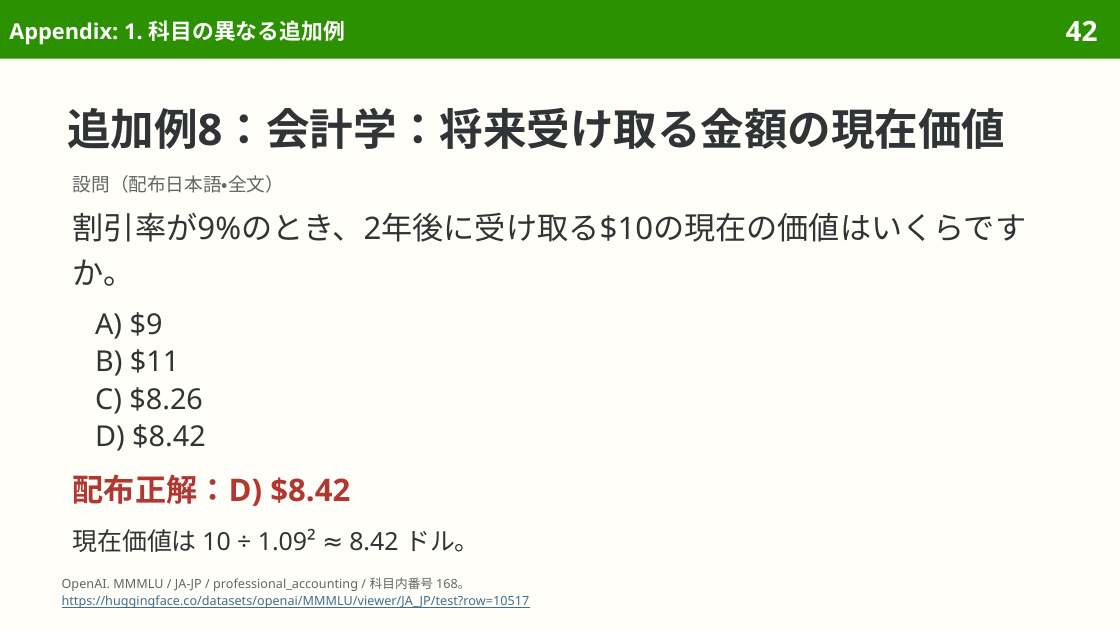
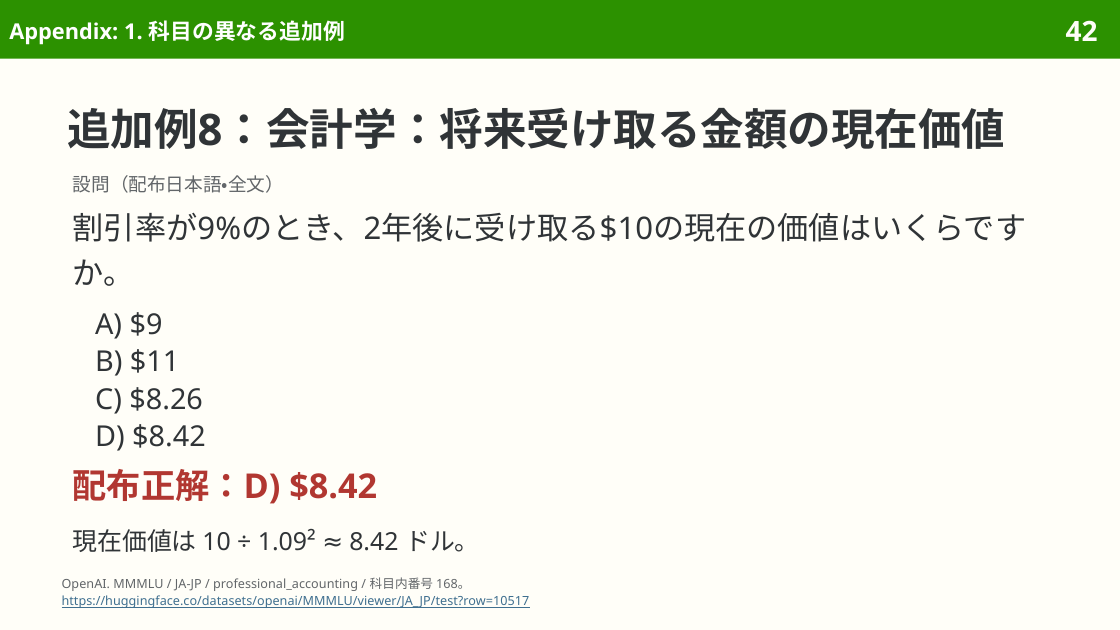
Before and after one commit to sasakiy84/datasets-in-10-minutes, a slide deck: slide 42 of slides/datasets-in-10-minutes-mmmlu.pptx. Drawn at 1120x630 pixels with LibreOffice and Linux fonts; fonts in the diff are those of the drawing. Boxes give left, top, right and bottom in pixels: in the first picture for what was removed or moved away, otherwise in the second. Text is boxed around its words. In the diff, an @@ line names an element or a change of style, - is before the commit and + after.

```diff
--- a/slides/datasets-in-10-minutes-mmmlu.pptx
+++ b/slides/datasets-in-10-minutes-mmmlu.pptx
@@ text "配布正解：D) $8.42" at (73,469,377,504): size 20 to 22 pt; line spacing 1.17 to 26.4pt @@
```
Also in this commit, not shown: 14 other slides changed, 5 other files.
